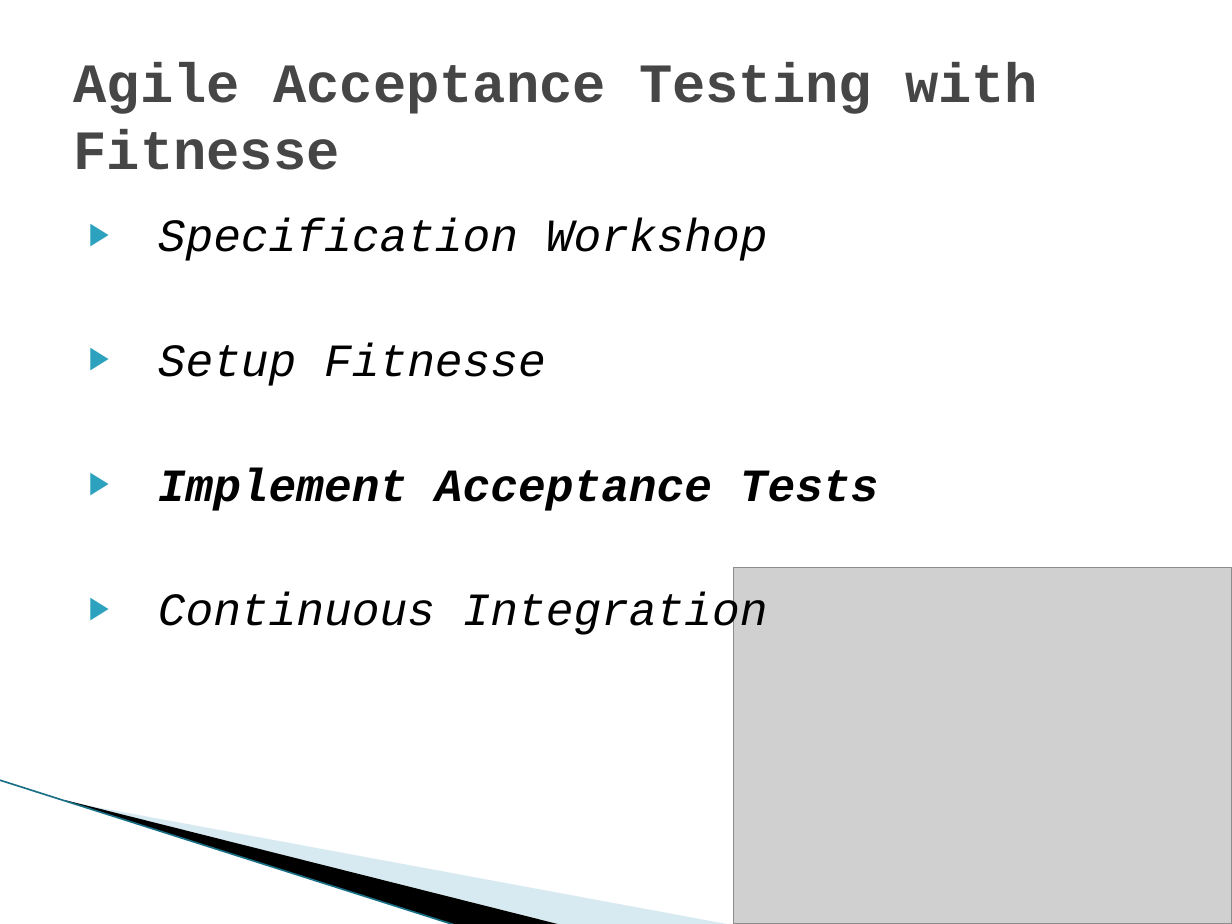
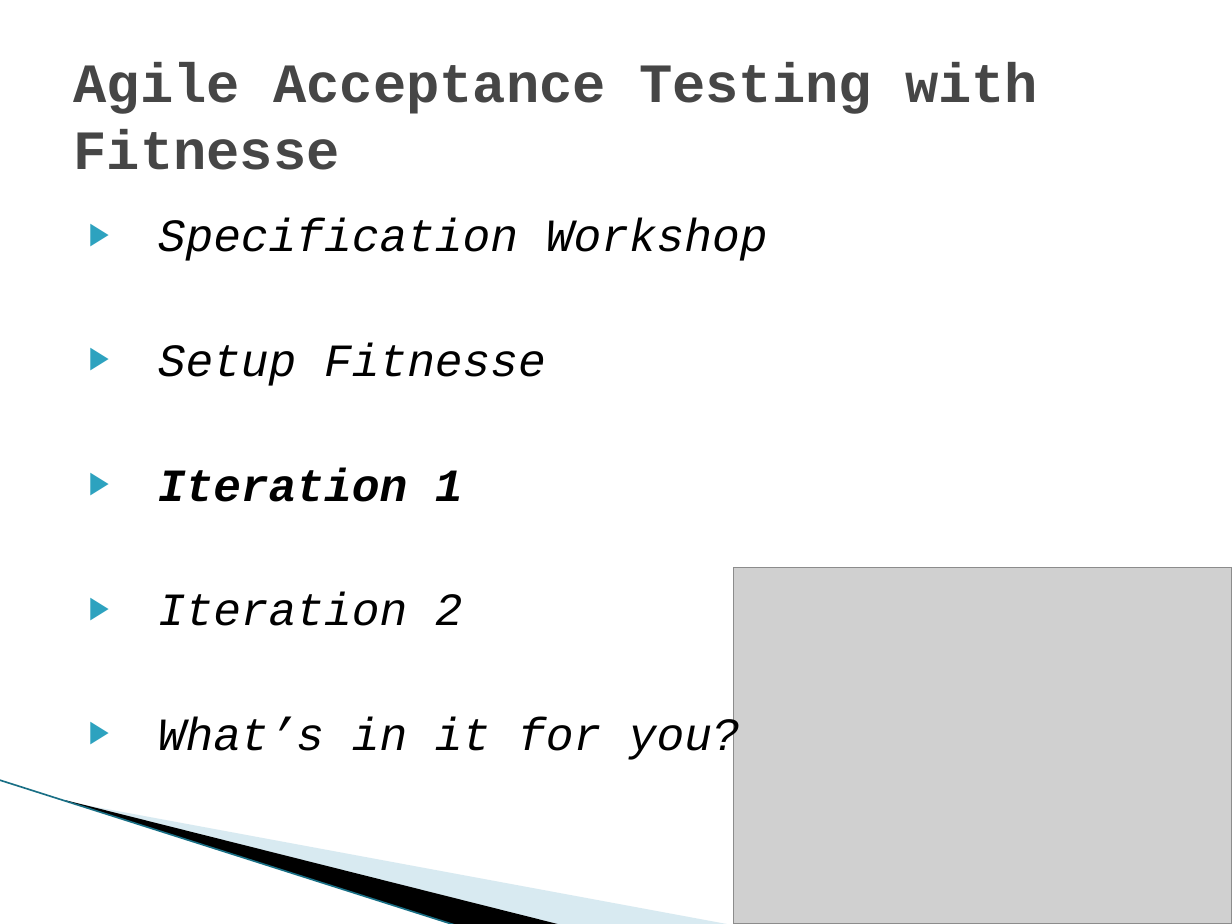
Before and after one commit to michelgrootjans/agileacceptancetesting, a slide deck: slide 14 of Slides/20090514_iLearn_AgileAcceptanceTesting.pptx. Drawn at 1232x924 pixels with LibreOffice and Linux fonts; fonts in the diff are those of the drawing; grey boxes stand for pictures; background and template pictures are left out. Boxes give left, top, right and bottom in pixels: in the first picture for what was removed or moved away, otherwise in the second. Text is boxed around its words. In the diff, an @@ line names an element or a change of style, - is before the commit and + after.

```diff
--- a/Slides/20090514_iLearn_AgileAcceptanceTesting.pptx
+++ b/Slides/20090514_iLearn_AgileAcceptanceTesting.pptx
@@ text at (x1=158, y1=468, x2=740, y2=763): text changed; bold off @@
-▶ Implement Acceptance Tests
-▶ Continuous Integration
+▶ Iteration 1
+▶ Iteration 2
+▶ What’s in it for you?
```
Also in this commit, not shown: 2 other slides changed, 5 slides added, 3 slides removed.
